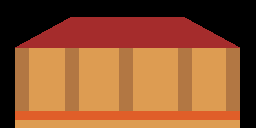
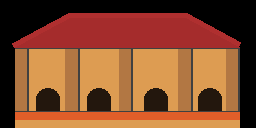
The second 256x128 image is a revision of the first. Changes to its layers:
removed layer "Entrances" over [15, 17, 240, 111]
added layer "Layer 3" above "RoofPillars" over [36, 88, 222, 111]
added layer "RoofPillars" above "Layer 4" over [12, 13, 241, 112]
painted on "BackDrop" over [15, 111, 240, 112]
